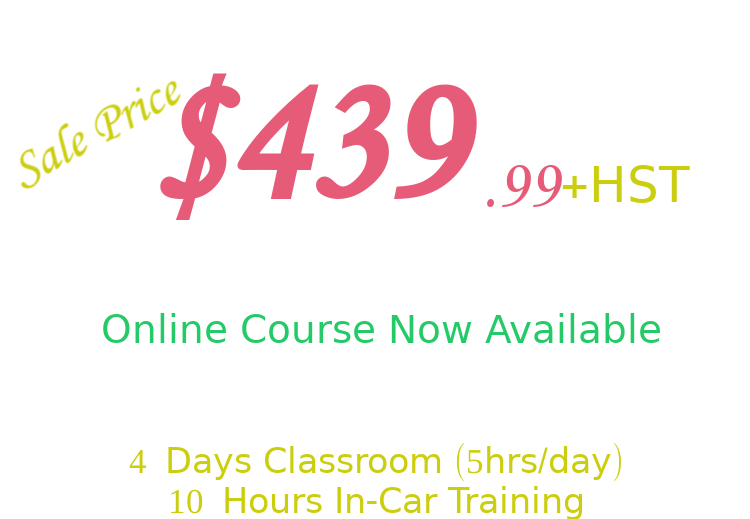
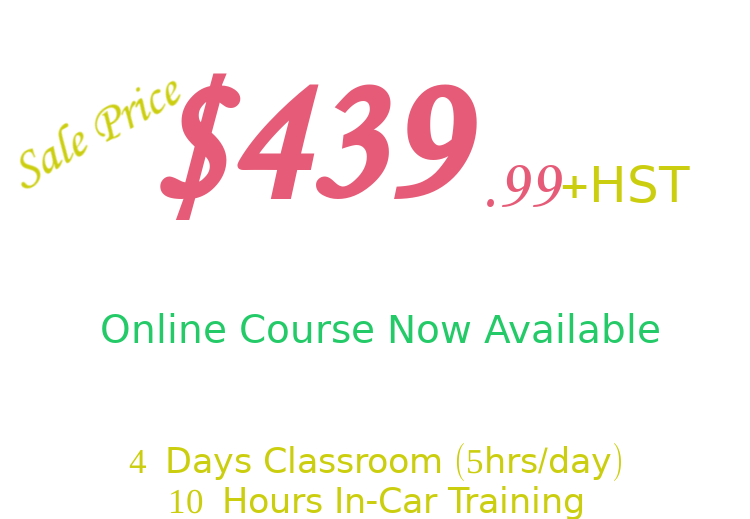
Layer changes from the first w=750, h=519 image to the second:
renamed "Valid For June, July, and Augu..." to "Valid For January - March 2023...", painted on it over [102, 313, 660, 343]
